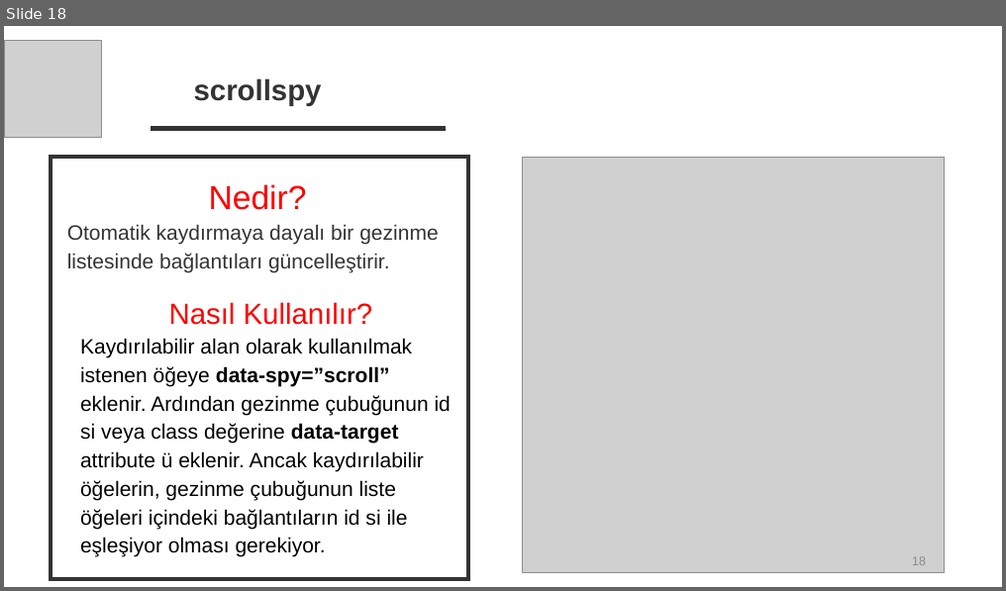
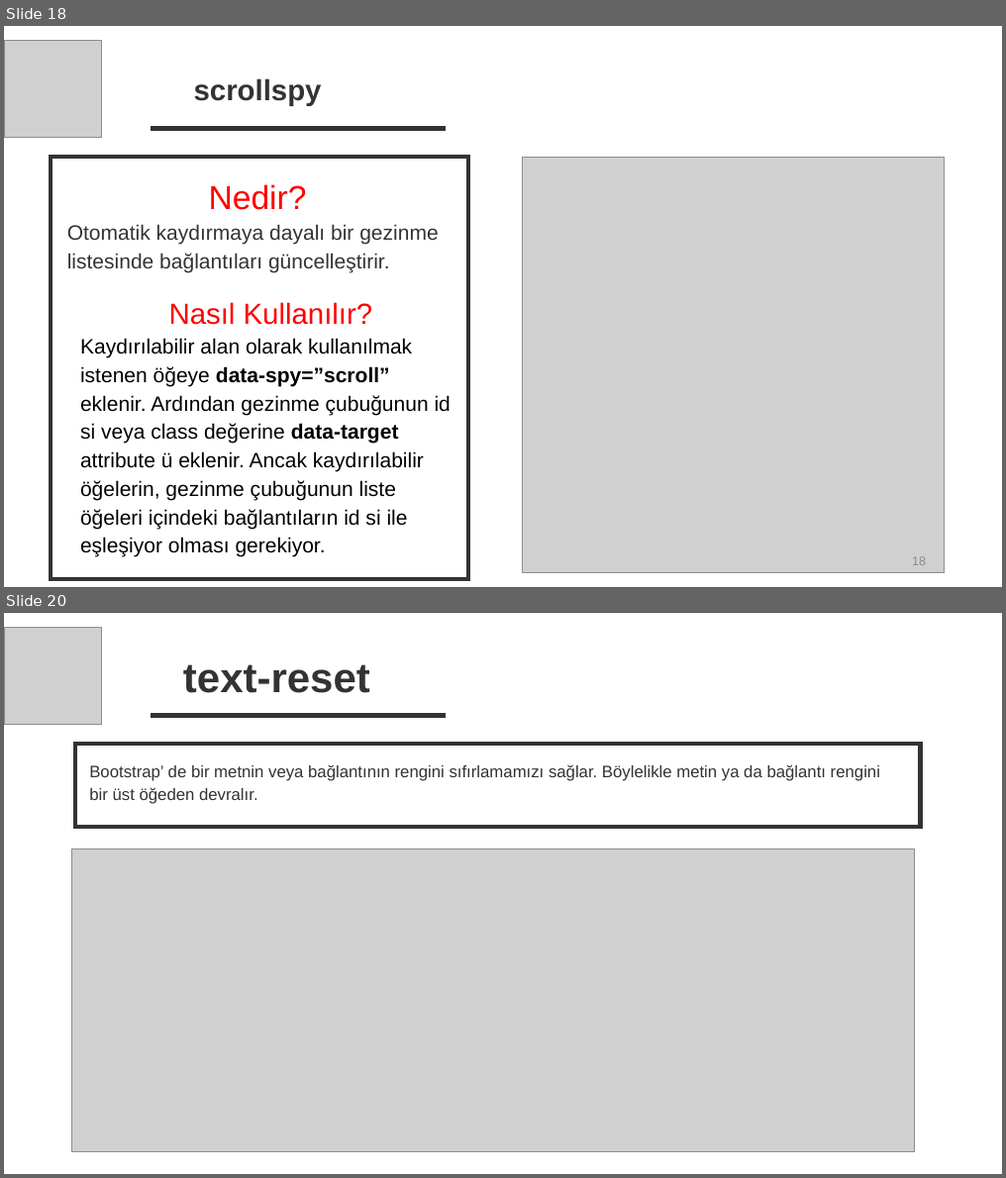
Before and after one commit to TechCareer-FrontEnd-1/tubisad-frontend-wjolnir, a slide deck: Research Homeworks/Research Homeworks.pptx. Shown one above the other, each under a label of ours: slide 18 before the commit, slides 18 and 20 after it; the slides between them are not shown. The pictures are 1006x591 and 1006x1178 pixels, drawn with LibreOffice and Linux fonts; fonts in the diff are those of the drawing; grey boxes stand for pictures. Boxes give left, top, right and bottom in pixels: in the first picture for what was removed or moved away, otherwise in the second. Text is boxed around its words. In the diff, an @@ line names an element or a change of style, - is before the commit and + after.

```diff
--- a/Research Homeworks/Research Homeworks.pptx
+++ b/Research Homeworks/Research Homeworks.pptx
@@ slide 20 added at [4,613,1002,1174], background #FFFFFF @@
@@ picture added at [4,627,101,725] @@
@@ text added at [183,664,370,693], 40 pt, text #333333, bold @@
+text-reset
@@ line added from (446, 716) to (151, 716), #333333 5 pt @@
@@ rectangle added at [75,744,921,827], outline #333333 4 pt @@
@@ text added at [89,764,880,804], 16 pt, text #333333 @@
+Bootstrap’ de bir metnin veya bağlantının rengini sıfırlamamızı sağlar. Böylelikle metin ya da bağlantı rengini bir üst öğeden devralır.
@@ picture added at [72,849,915,1152] @@
```
Also in this commit, not shown: 5 other slides added.
